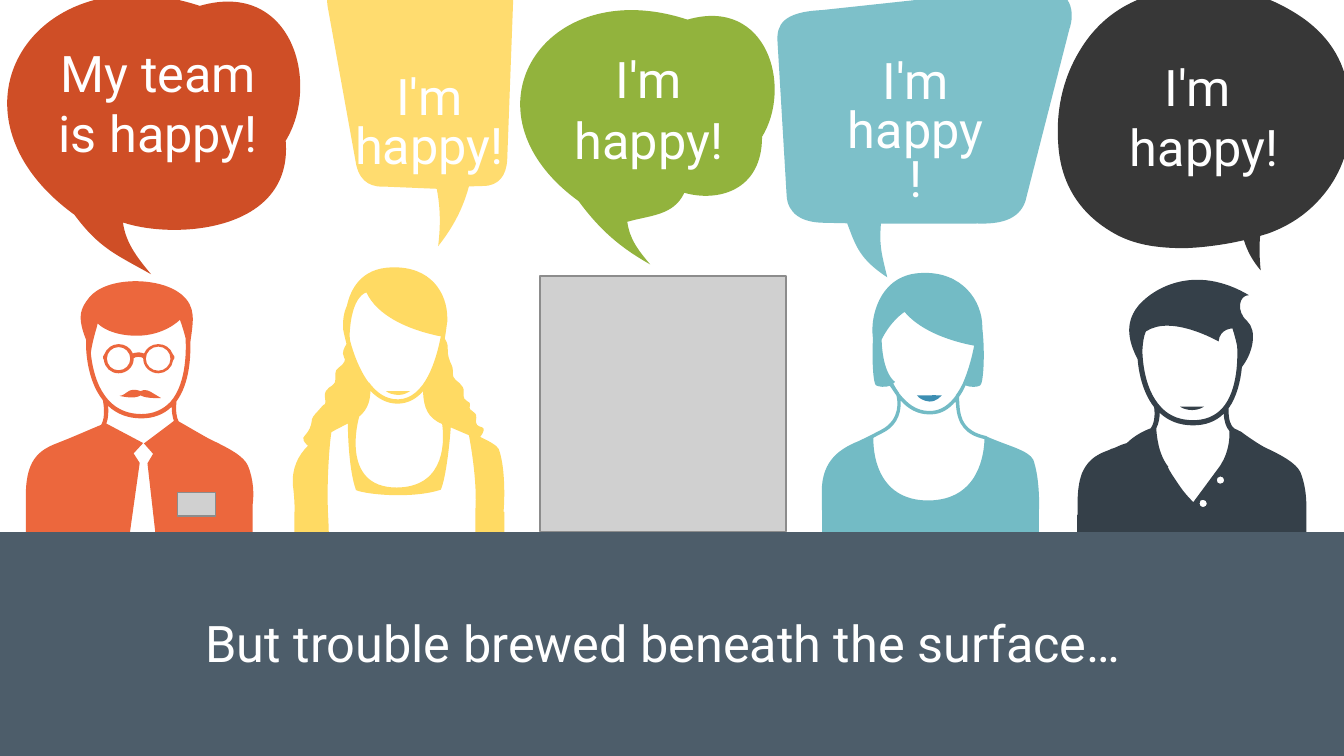
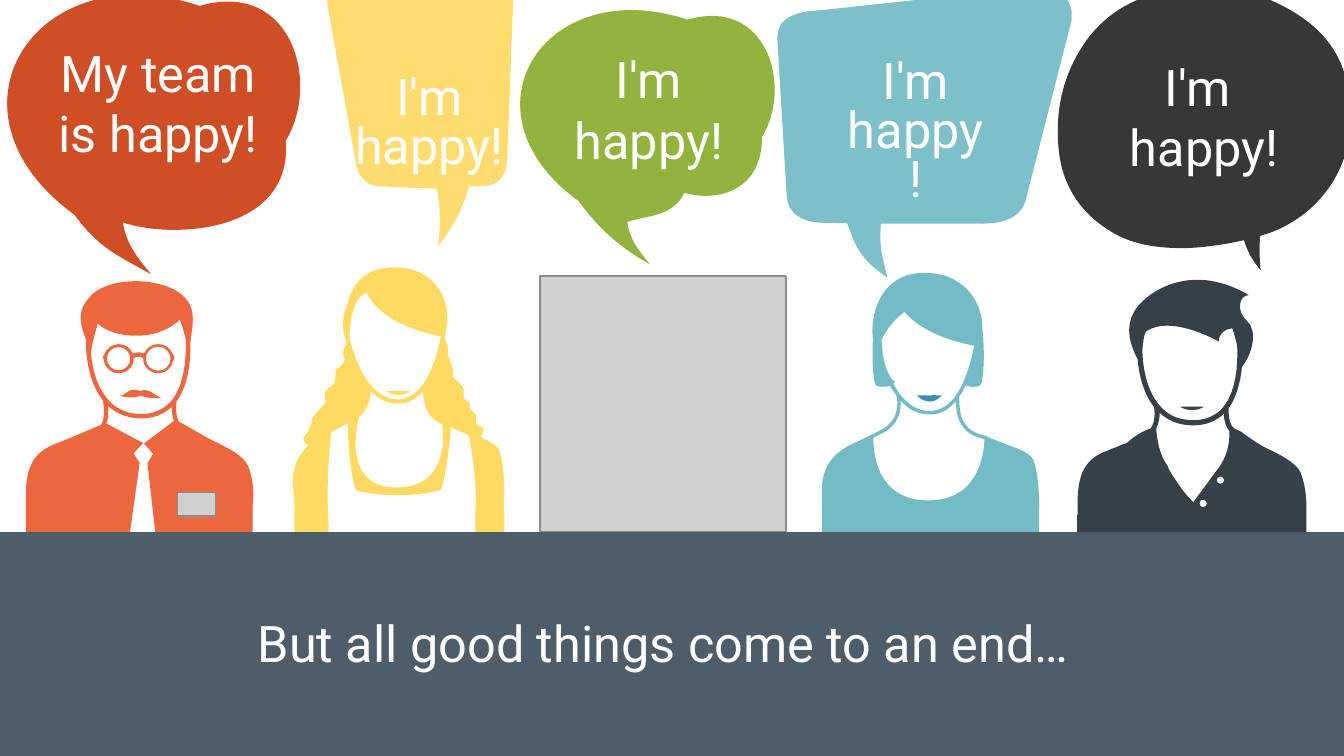
Before and after one commit to spetryjohnson/Talk---Hiring--Firing--and-Inspiring, a slide deck: slide 5 of Hiring, Firing, and Inspiring.pptx (slide 6 before the commit). Drawn at 1344x756 pixels with LibreOffice and Linux fonts; fonts in the diff are those of the drawing; grey boxes stand for pictures. Boxes give left, top, right and bottom in pixels: in the first picture for what was removed or moved away, otherwise in the second. Text is boxed around its words. In the diff, an @@ line names an element or a change of style, - is before the commit and + after.

```diff
--- a/Hiring, Firing, and Inspiring.pptx
+++ b/Hiring, Firing, and Inspiring.pptx
@@ text at bbox=[258, 624, 1069, 673]: text changed @@
-But trouble brewed beneath the surface…
+But all good things come to an end…
```
Also in this commit, not shown: 10 other slides changed, 2 slides removed, 1 other file.
